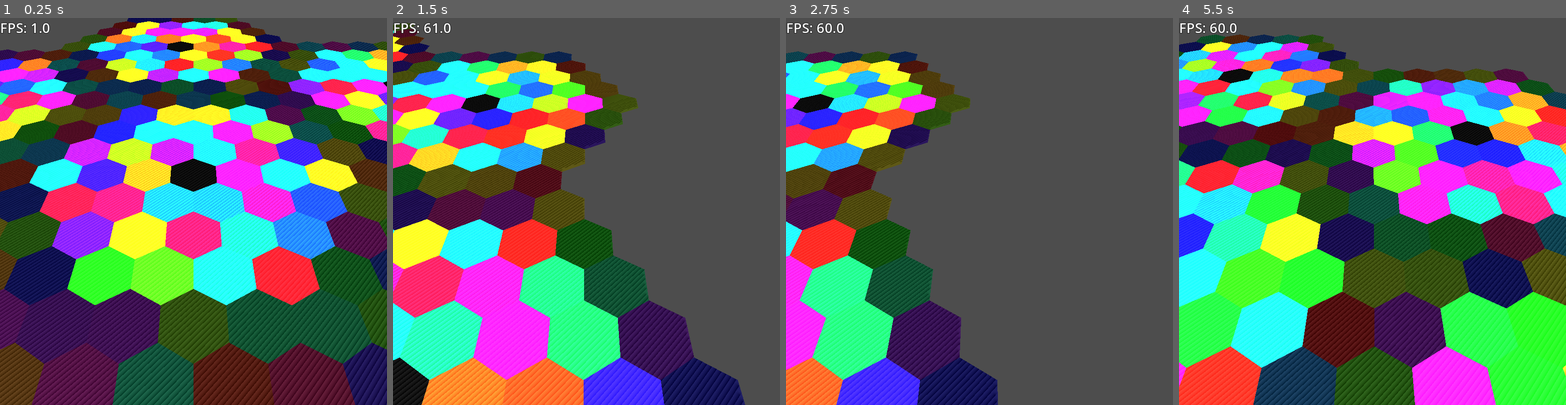
Above: before the commit, frames 1-4 (left to right).
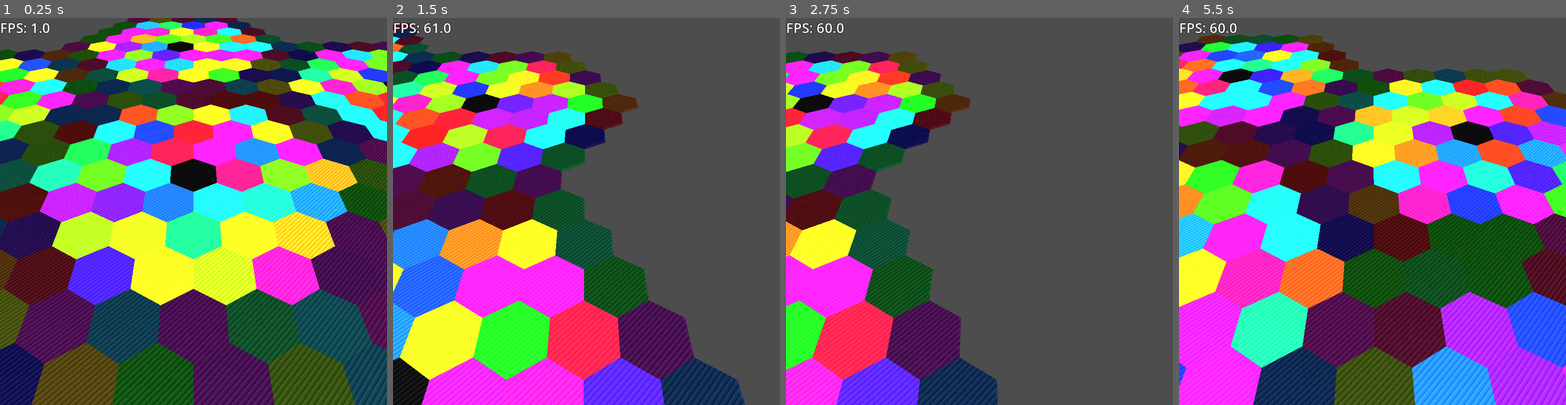
Above: after the commit, the same moments.

Repository: OrbitalOyster/golems
Game: Godot game, scene res://main.tscn
Two runs of this game, one before a commit and one after it. Both use one fixed random seed, a clock stepped at 60 frames per second and the inputs below.
Inputs (mouse positions are in pixels of both pictures, inside the frame that each line leads up to):
- Up to frame 1 (0.25 s): no input
- Up to frame 2 (1.5 s): tap Enter at 0.5 s; move the mouse to (671, 192) at 0.52 s; hold D 0.53-1.28 s; hold Middle mouse button (camera_move) 0.53-1.28 s; click (671, 192) at 0.67 s; move the mouse to (509, 230) at 1.27 s; hold A from 1.28 s (still down); tap Middle mouse button (camera_move) at 1.35 s; click (509, 230) at 1.42 s
- Up to frame 3 (2.75 s): move the mouse to (1018, 126) at 2.02 s; release A at 2.03 s; hold D from 2.03 s (still down); hold Middle mouse button (camera_move) from 2.03 s (still down); click (1018, 126) at 2.17 s
- Up to frame 4 (5.5 s): move the mouse to (1353, 288) at 2.77 s; release Middle mouse button (camera_move) at 2.78 s; tap Middle mouse button (camera_move) at 2.85, 4.35 s; click (1353, 288) at 2.92 s; tap Space at 3.5 s; move the mouse to (1488, 269) at 3.52 s; release D at 3.53 s; hold Middle mouse button (camera_move) 3.53-4.28 s; hold A from 3.53 s (still down); click (1488, 269) at 3.67 s; move the mouse to (1256, 153) at 4.27 s; click (1256, 153) at 4.42 s; move the mouse to (1391, 211) at 5.02 s; hold Middle mouse button (camera_move) from 5.03 s (still down); click (1391, 211) at 5.17 s

The runs differ from the first frame. In frame 1, 83% of the frame differs, in the area x 0-100%, y 0-100%; in frame 2, 47%; in frame 3, 28%; in frame 4, 80%.
Error before the commit: Invalid access of index '227' on a base object of type: 'Array'. (res://main.gd:60)

Commit message:
This one sparks joy

Diff:
--- a/chunk.gd
+++ b/chunk.gd
@@ -4,7 +4,6 @@
 var hexes_node: Node3D
 var hexes: Array
 
-var n: int
 var center_coords: CubicCoords
 var chunk_coords: CubicCoords
 
@@ -40,10 +39,8 @@
 	for hex in hexes_node.get_children():
 		hex.queue_free()
 
-func _init(new_n: int, new_center_coords: CubicCoords):
-	n = new_n
+func _init(n: int, new_center_coords: CubicCoords):
 	chunk_coords = Math.linear_to_cubic(n)
-
 	center_coords = new_center_coords
 
 	var pos = center_coords.to_cartesizan()
@@ -68,11 +65,9 @@
 	return chunk_coords.get_neighbour_coords(1, d)
 
 func on_exit():
-	print("Chunk exited: #", n)
-	var c = Math.linear_to_cubic(n)
-	print(c.q, " ", c.r, " ", c.s)
+	# print("Chunk exited: #", n)
 	free_hexes()
 
 func on_enter():
-	print("Chunk entered: #", n)
+	# print("Chunk entered: #", n)
 	generate_hexes()
--- a/cubic_coords.gd
+++ b/cubic_coords.gd
@@ -68,6 +68,16 @@
 	printerr("Oh no!")
 	return CubicCoords.new(0, 0, 0)
 
+func get_all_neighbour_coords() -> Array[CubicCoords]:
+	return [
+		CubicCoords.new(q+1, r-1, s),
+		CubicCoords.new(q+1, r, s-1),
+		CubicCoords.new(q, r+1, s-1),
+		CubicCoords.new(q-1, r+1, s),
+		CubicCoords.new(q-1, r, s+1),
+		CubicCoords.new(q, r-1, s+1)
+	]
+
 func is_rim() -> bool:
 	return (
 		abs(q) == Utils.CHUNK_RADIUS - 1 ||
--- a/hex.gd
+++ b/hex.gd
@@ -19,11 +19,24 @@
 	color = new_color
 	apply_color()
 
+func on_clicked(_camera: Node, event: InputEvent, _event_position: Vector3, _normal: Vector3, _shape_idx: int):
+	if event is InputEventMouseButton and event.pressed and event.button_index == MOUSE_BUTTON_LEFT:
+		print("Color ", color)
+
 func generate_instance():
 	instance = MeshInstance3D.new()
 	instance.mesh = Utils.hex_mesh
 	apply_color()
 	add_child(instance)
+
+	# For 3D mouse picking
+	var collisionChape = CollisionShape3D.new()
+	collisionChape.shape = instance.mesh.create_convex_shape()
+	var area3d = Area3D.new()
+	area3d.input_ray_pickable = true
+	area3d.add_child(collisionChape)
+	area3d.input_event.connect(on_clicked)
+	add_child(area3d)
 
 func free_instance():
 	instance.queue_free()
@@ -32,8 +45,8 @@
 	color = new_color
 	generate_instance()
 
-func on_enter():
-	generate_instance()
+#func on_enter():
+	#generate_instance()
 
-func on_exit():
-	free_instance()
+#func on_exit():
+	#free_instance()
--- a/main.gd
+++ b/main.gd
@@ -1,31 +1,7 @@
 extends Node3D
 
+var world: World
 const ground_plane = Plane(Vector3(0, 1, 0), 0)
-var chunks: Array
-
-func generate_world(radius: int):
-	var world_size = Math.get_number_of_hexes(radius)
-	print("Chunks to generate: ", world_size)
-	chunks.resize(world_size)
-	print("World size: ", world_size * Math.get_number_of_hexes(Utils.CHUNK_RADIUS))
-
-	var first_chunk = Chunk.new(0, CubicCoords.new(0, 0, 0))
-	chunks[0] = first_chunk
-	add_child(first_chunk)
-
-	for i in range(1, radius):
-		var chunks_done = Math.get_number_of_hexes(i - 1)
-		var chunks_to_generate = Math.get_number_of_hexes(i)
-		for j in range(chunks_done, chunks_to_generate):
-			var chunk_coords = Math.linear_to_cubic(j)
-			for d in 6:
-				# Chunk coordinates ( / radius)
-				var neighbour_number = chunk_coords.get_neighbour_coords(1, d).to_linear()
-				if chunks[neighbour_number] == null:
-					var pos = chunks[j].center_coords.get_neighbour_coords(Utils.CHUNK_RADIUS, d)
-					var new_chunk = Chunk.new(neighbour_number, pos)
-					chunks[neighbour_number] = new_chunk
-					add_child(new_chunk)
 
 func _process(delta: float) -> void:
 	if Input.is_key_pressed(KEY_D):
@@ -56,28 +32,11 @@
 			$MainCamera.project_ray_origin(mouse_pos),
 			$MainCamera.project_ray_normal(mouse_pos)
 		)
-		var cubic = Math.cartesian_to_cubic(position3D.x, position3D.z)
-		chunks[0].hexes[cubic.to_linear()].set_color(Color.DARK_GRAY)
-		print(cubic.q, "/", cubic.r, "/", cubic.s, " ", cubic.to_linear())
-		if cubic.is_rim():
-			if cubic.q == Utils.CHUNK_RADIUS - 1:
-				var neighbour_n = chunks[0].get_neighbour_coords(0).to_linear()
-				var neighbour_hex_coords = CubicCoords.new(-cubic.q, -cubic.s, -cubic.r)
-				chunks[neighbour_n].hexes[neighbour_hex_coords.to_linear()].set_color(Color.GRAY)
-			if cubic.s == -(Utils.CHUNK_RADIUS - 1):
-				var neighbour_n = chunks[0].get_neighbour_coords(1).to_linear()
-				var neighbour_hex_coords = CubicCoords.new(-cubic.r, -cubic.q, -cubic.s)
-				chunks[neighbour_n].hexes[neighbour_hex_coords.to_linear()].set_color(Color.GRAY)
-			if cubic.r == Utils.CHUNK_RADIUS - 1:
-				var neighbour_n = chunks[0].get_neighbour_coords(2).to_linear()
-				var neighbour_hex_coords = CubicCoords.new(-cubic.s, -cubic.r, -cubic.q)
-				chunks[neighbour_n].hexes[neighbour_hex_coords.to_linear()].set_color(Color.GRAY)
-		else:
-			for d in 6:
-				var neighbour = cubic.get_neighbour_coords(1, d)
-				var linear = neighbour.to_linear()
-				chunks[0].hexes[linear].set_color(Color.GRAY)
+
+		#var cubic = Math.cartesian_to_cubic(position3D.x, position3D.z)
+		#world.paint_hex(0, cubic)
 
 func _ready() -> void:
 	Utils.generate_meshes()
-	generate_world(2)
+	world = World.new(2)
+	add_child(world)
--- a/utils.gd
+++ b/utils.gd
@@ -44,6 +44,7 @@
 
 	var result = ArrayMesh.new()
 	result.add_surface_from_arrays(Mesh.PRIMITIVE_TRIANGLES, arrays)
+
 	return result
 
 static func generate_meshes():
--- /dev/null
+++ b/world.gd
@@ -0,0 +1,54 @@
+extends Node
+class_name World
+
+var chunks: Array
+
+func _init(radius: int):
+	var size = Math.get_number_of_hexes(radius)
+	print("Chunks to generate: ", size)
+	chunks.resize(size)
+	print("World size: ", size * Math.get_number_of_hexes(Utils.CHUNK_RADIUS))
+	var first_chunk = Chunk.new(0, CubicCoords.new(0, 0, 0))
+	chunks[0] = first_chunk
+	add_child(first_chunk)
+	for i in range(1, radius):
+		var chunks_done = Math.get_number_of_hexes(i - 1)
+		var chunks_to_generate = Math.get_number_of_hexes(i)
+		for j in range(chunks_done, chunks_to_generate):
+			var chunk_coords = Math.linear_to_cubic(j)
+			for d in 6:
+				# Chunk coordinates ( / radius)
+				var neighbour_number = chunk_coords.get_neighbour_coords(1, d).to_linear()
+				if chunks[neighbour_number] == null:
+					var pos = chunks[j].center_coords.get_neighbour_coords(Utils.CHUNK_RADIUS, d)
+					var new_chunk = Chunk.new(neighbour_number, pos)
+					chunks[neighbour_number] = new_chunk
+					add_child(new_chunk)
+
+func paint_hex(chunk_n: int, coords: CubicCoords):
+	chunks[chunk_n].hexes[coords.to_linear()].set_color(Color.DARK_GRAY)
+	print(coords.q, "/", coords.r, "/", coords.s, " ", coords.to_linear())
+	var neighbour_coords = coords.get_all_neighbour_coords()
+	if coords.is_rim():
+		# Top-right
+		if coords.q == Utils.CHUNK_RADIUS - 1:
+			var neighbour_n = chunks[chunk_n].get_neighbour_coords(0).to_linear()
+			var neighbour_hex_coords = CubicCoords.new(-coords.q, -coords.s, -coords.r)
+			chunks[neighbour_n].hexes[neighbour_hex_coords.to_linear()].set_color(Color.GRAY)
+		else: if coords.r == -(Utils.CHUNK_RADIUS - 1):
+			var neighbour_n = chunks[chunk_n].get_neighbour_coords(5).to_linear()
+			var neighbour_hex_coords = CubicCoords.new(-coords.s + 1, -coords.r, -coords.q - 1)
+			chunks[neighbour_n].hexes[neighbour_hex_coords.to_linear()].set_color(Color.GRAY)
+		else:
+			chunks[chunk_n].hexes[neighbour_coords[0].to_linear()].set_color(Color.GRAY)
+			#if cubic.s == -(Utils.CHUNK_RADIUS - 1):
+			#var neighbour_n = chunks[chunk_n].get_neighbour_coords(1).to_linear()
+			#var neighbour_hex_coords = CubicCoords.new(-cubic.r, -cubic.q, -cubic.s)
+			#chunks[neighbour_n].hexes[neighbour_hex_coords.to_linear()].set_color(Color.GRAY)
+		#if cubic.r == Utils.CHUNK_RADIUS - 1:
+			#var neighbour_n = chunks[chunk_n].get_neighbour_coords(2).to_linear()
+			#var neighbour_hex_coords = CubicCoords.new(-cubic.s, -cubic.r, -cubic.q)
+			#chunks[neighbour_n].hexes[neighbour_hex_coords.to_linear()].set_color(Color.GRAY)
+	else:
+		for c in neighbour_coords:
+			chunks[chunk_n].hexes[c.to_linear()].set_color(Color.GRAY)
Not shown, added: world.gd.uid
